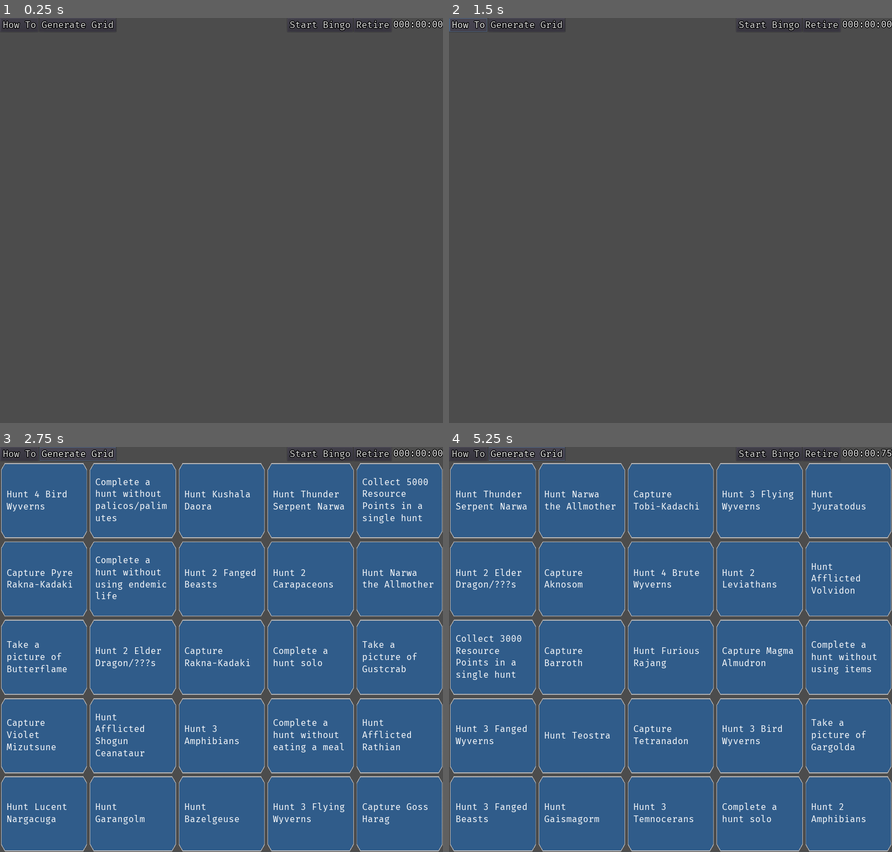
Above: before the commit, frames 1-4 (two rows, left to right).
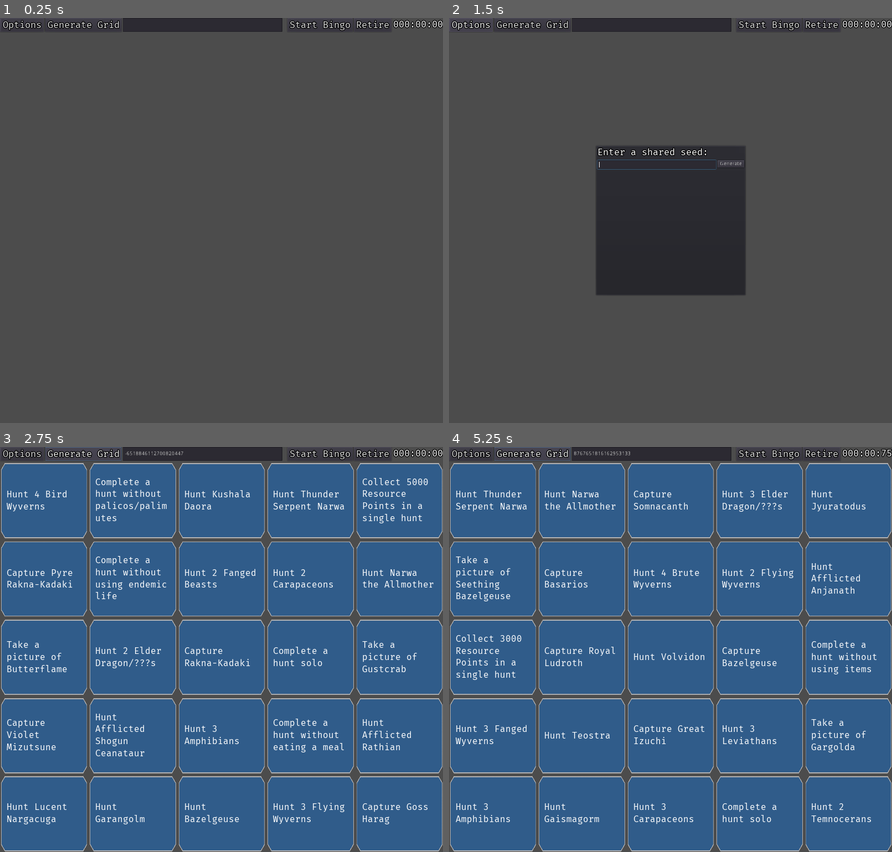
Above: after the commit, the same moments.

Repository: JCasera/MHR-Bingo
Game: Godot game, scene res://Window.tscn
Same seed, same stepped clock (60 frames per second), same inputs: the game is played once before the commit and once after it.
Inputs (mouse positions are in pixels of both pictures, inside the frame that each line leads up to):
- Up to frame 1 (0.25 s): no input
- Up to frame 2 (1.5 s): click (466, 26) at 0.5 s, where only the run before the commit has a clickable "How To"; click (471, 26) at 1.25 s, where only the run after the commit has a clickable "Options"
- Up to frame 3 (2.75 s): click "Generate Grid" at 2 s
- Up to frame 4 (5.25 s): click "Start Bingo" at 2.75 s; click "Start Bingo" at 3.5 s; click "Retire" at 4.25 s; click "Generate Grid" at 5 s

The runs differ from the first frame. In frame 1, 1.5% of the frame differs, in the area x 0-64%, y 0-4%; in frame 2, 14%, in the area x 0-67%, y 0-69%; in frame 3, 1.5%; in frame 4, 3.4%.

Commit message:
Add seed display and generate with seed to the options

Diff:
--- a/Window.gd
+++ b/Window.gd
@@ -2,15 +2,16 @@
 
 onready var board = $Board
 onready var options = $Options
+onready var rng_seed = $Options/Seed
 onready var tile = preload("res://Tile.tscn")
 
 var mission_list
 var fill_in_values
+var bingo_options
 const board_size = 25
 
 var rng = RandomNumberGenerator.new()
 var used_values = []
-var used_missions = []
 var regex = RegEx.new()
 
 const rare_life_placeholder = "[rare_endemic_life]"
@@ -25,6 +26,7 @@
 	regex.compile("\\[[a-z_]*\\]")
 	load_monsters()
 	load_missions()
+	load_options()
 
 func load_missions():
 	var f = File.new()
@@ -38,6 +40,12 @@
 	fill_in_values = parse_json(f.get_as_text())
 	f.close()
 
+func load_options():
+	var f = File.new()
+	f.open("res://data/options.json", File.READ)
+	bingo_options = parse_json(f.get_as_text())
+	f.close()
+
 func roll_missions():
 	# 2-4 restrictions
 	# 1-2 gathering
@@ -46,29 +54,32 @@
 	# 4-6 quest/arena
 	# remaining should be target missions
 	used_values.clear()
-	used_missions.clear()
 	var board_missions = []
+
+	# Save rng state
+	rng_seed.text = str(rng.state)
+
 	var restriction_count = rng.randi_range(2,4)
 	var gathering_count = rng.randi_range(1,2)
 	var exploring_count = rng.randi_range(1,2)
 	var battle_count = rng.randi_range(1,2)
 	var quest_count = rng.randi_range(4,6)
 
-	board_missions.append_array(get_missions_for_type("restrictions", restriction_count))
-	board_missions.append_array(get_missions_for_type("gathering", gathering_count))
-	board_missions.append_array(get_missions_for_type("exploring", exploring_count))
+	board_missions.append_array(select_randomized_missions(get_mission_list_for(["restrictions"]), restriction_count))
+	board_missions.append_array(select_randomized_missions(get_mission_list_for(["gathering"]), gathering_count))
+	board_missions.append_array(select_randomized_missions(get_mission_list_for(["exploring"]), battle_count))
 #	board_missions.append_array(get_missions_for_type("battle", battle_count))
 #	board_missions.append_array(get_missions_for_type("quest", quest_count))
-	board_missions.append_array(get_missions_for_type("target", board_size - board_missions.size()))
+	board_missions.append_array(select_randomized_missions(get_mission_list_for(["target", "hunts"]), board_size - board_missions.size()))
 
 	return board_missions
 
-func get_missions_for_type(type, count):
+func select_randomized_missions(list, count):
 	var board_missions = []
 	for i in count:
 		var m = null
 		while m == null:
-			m = get_mission(type, rng.randi_range(0, get_mission_count_by_type(type)-1))
+			m = list[rng.randi_range(0, list.size()-1)]
 			var placeholder = regex.search(m)
 			if placeholder != null:
 				m = replace_placeholder(m, placeholder.get_string())
@@ -94,15 +105,12 @@
 	used_values.append(replacement)
 	return new_text
 
-func get_mission_count_by_type(mission_type):
-	return mission_list[mission_type].size()
+func get_mission_list_for(types):
+	var list = []
+	for i in types:
+		list.append_array(mission_list[i])
+	return list
 
-func get_mission(type, pos):
-	return mission_list[type][pos]
-
-
-func _on_HowTo_pressed():
-	pass # Replace with function body.
 
 func _on_Generate_pressed():
 	for i in board.get_children():
@@ -121,3 +129,13 @@
 		var l = tile.instance()
 		board.add_child(l)
 		l.update_text(mission_text)
+
+func _on_Options_pressed():
+	print(bingo_options.keys())
+	print(bingo_options["Generation"].keys())
+	$PopupMenu.popup_centered()
+
+
+func _on_SeededGenerate_pressed():
+	rng.state = int($PopupMenu/OptionList/SharedSeed/CustomSeed.text)
+	_on_Generate_pressed()
--- a/Window.tscn
+++ b/Window.tscn
@@ -16,18 +16,24 @@
 margin_right = 1180.0
 margin_bottom = 38.0
 
-[node name="HowTo" type="Button" parent="Options"]
-margin_right = 108.0
+[node name="Options" type="Button" parent="Options"]
+margin_right = 124.0
 margin_bottom = 38.0
 custom_fonts/font = ExtResource( 2 )
-text = "How To"
+text = "Options"
 
 [node name="Generate" type="Button" parent="Options"]
-margin_left = 112.0
-margin_right = 332.0
+margin_left = 128.0
+margin_right = 348.0
 margin_bottom = 38.0
 custom_fonts/font = ExtResource( 2 )
 text = "Generate Grid"
+
+[node name="Seed" type="LineEdit" parent="Options"]
+margin_left = 352.0
+margin_right = 744.0
+margin_bottom = 38.0
+size_flags_horizontal = 3
 
 [node name="TimerContainer" type="HBoxContainer" parent="Options"]
 margin_left = 748.0
@@ -68,7 +74,53 @@
 size_flags_vertical = 3
 columns = 5
 
-[connection signal="pressed" from="Options/HowTo" to="." method="_on_HowTo_pressed"]
+[node name="PopupMenu" type="PopupPanel" parent="."]
+margin_top = 563.0
+margin_right = 400.0
+margin_bottom = 963.0
+rect_min_size = Vector2( 400, 400 )
+size_flags_horizontal = 2
+size_flags_vertical = 2
+
+[node name="OptionList" type="VBoxContainer" parent="PopupMenu"]
+margin_left = 4.0
+margin_top = 4.0
+margin_right = 396.0
+margin_bottom = 396.0
+size_flags_horizontal = 3
+size_flags_vertical = 3
+__meta__ = {
+"_edit_use_anchors_": false
+}
+
+[node name="Label" type="Label" parent="PopupMenu/OptionList"]
+margin_right = 392.0
+margin_bottom = 32.0
+custom_fonts/font = ExtResource( 2 )
+text = "Enter a shared seed:"
+
+[node name="SharedSeed" type="HBoxContainer" parent="PopupMenu/OptionList"]
+margin_top = 36.0
+margin_right = 392.0
+margin_bottom = 392.0
+size_flags_horizontal = 3
+size_flags_vertical = 3
+
+[node name="CustomSeed" type="LineEdit" parent="PopupMenu/OptionList/SharedSeed"]
+margin_right = 317.0
+margin_bottom = 24.0
+size_flags_horizontal = 3
+size_flags_vertical = 2
+
+[node name="SeededGenerate" type="Button" parent="PopupMenu/OptionList/SharedSeed"]
+margin_left = 321.0
+margin_right = 392.0
+margin_bottom = 20.0
+size_flags_vertical = 2
+text = "Generate"
+
+[connection signal="pressed" from="Options/Options" to="." method="_on_Options_pressed"]
 [connection signal="pressed" from="Options/Generate" to="." method="_on_Generate_pressed"]
 [connection signal="pressed" from="Options/TimerContainer/Start" to="Options/TimerContainer" method="_on_Start_pressed"]
 [connection signal="pressed" from="Options/TimerContainer/Retire" to="Options/TimerContainer" method="_on_Retire_pressed"]
+[connection signal="pressed" from="PopupMenu/OptionList/SharedSeed/SeededGenerate" to="." method="_on_SeededGenerate_pressed"]
--- a/data/Missions.json
+++ b/data/Missions.json
@@ -3,7 +3,9 @@
         "Capture [non_elder_monster]",
         "Hunt [monster]",
         "Hunt [elders]",
-        "Hunt Afflicted [afflicted]",
+        "Hunt Afflicted [afflicted]"
+    ],
+    "hunts": [
         "Hunt 2 [species]s",
         "Hunt 3 [species]s",
         "Hunt 4 [species]s"
--- /dev/null
+++ b/data/options.json
@@ -0,0 +1,15 @@
+{
+    "Generation":{
+        "default": [
+            [2,4,"restrictions"],
+            [3,6,"gathering","exploring","battle"],
+            [4,6,"quest","arena"],
+            [-1,-1, "target", "hunts"]
+        ],
+        "quest_rando":[
+            [2,4,"restrictions"],
+            [9,12,"gathering","exploring","battle"],
+            [-1,-1,"hunts"]
+        ]
+    }
+}
Not shown, changed: .mono/metadata/ide_messaging_meta.txt
